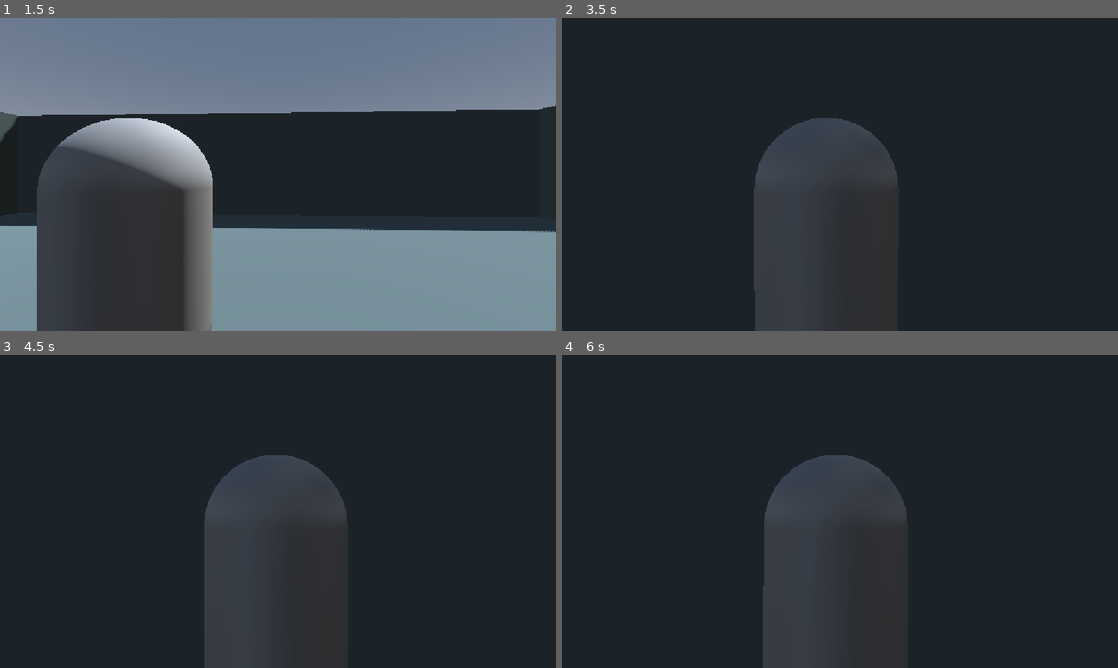
Above: before the commit, frames 1-4 (two rows, left to right).
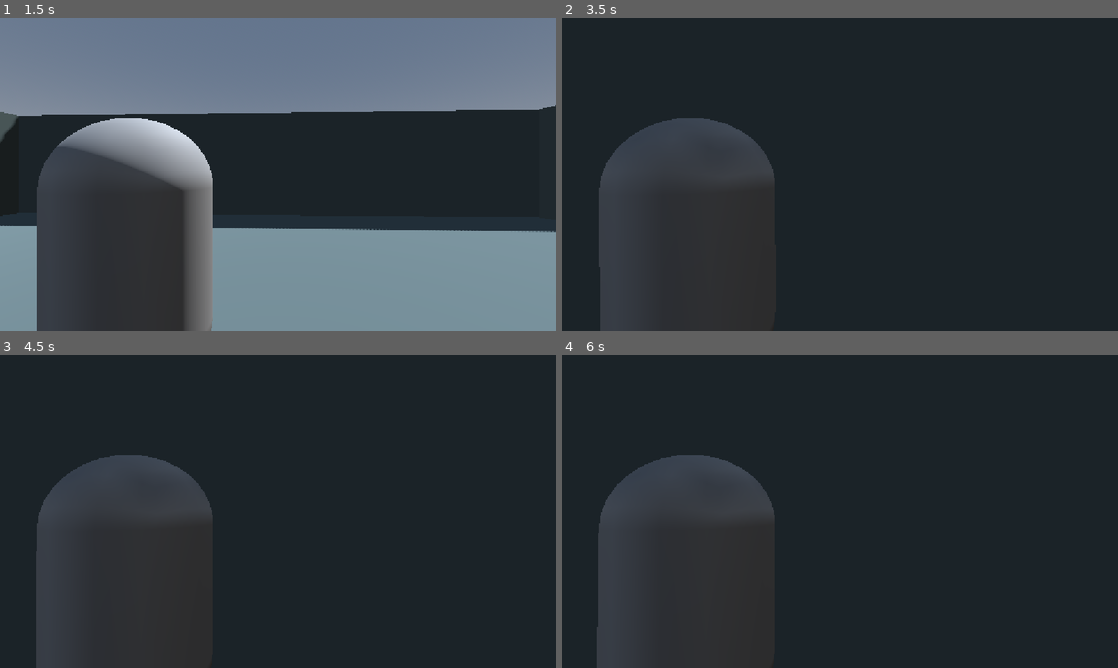
Above: after the commit, the same moments.

Repository: bbbbblueeeee/ISCS-30.14-Game5
Game: Godot game, scene res://Scenes/world.tscn
Same seed, same stepped clock (60 frames per second), same inputs: the game is played once before the commit and once after it.
Inputs (mouse positions are in pixels of both pictures, inside the frame that each line leads up to):
- Up to frame 1 (1.5 s): tap Enter (ui_accept) at 0.5, 0.77 s; move the mouse to (305, 174) at 0.52 s; hold Up (ui_up) from 0.53 s (still down); move the mouse to (250, 174) at 1.27 s
- Up to frame 2 (3.5 s): keep holding Up (ui_up); tap Enter (ui_accept) at 1.52, 3.02 s; move the mouse to (851, 168) at 2.02 s; move the mouse to (834, 180) at 2.77 s
- Up to frame 3 (4.5 s): keep holding Up (ui_up); move the mouse to (316, 514) at 3.52 s; tap Enter (ui_accept) at 3.77, 4.25 s; move the mouse to (233, 508) at 4.27 s
- Up to frame 4 (6 s): tap Enter (ui_accept) at 4.52, 5, 5.75 s; move the mouse to (845, 511) at 5.02 s; move the mouse to (817, 505) at 5.77 s; release Up (ui_up) at 5.78 s; hold Right (ui_right) from 5.78 s (still down)

Frame 1 is identical in both runs. In frame 2, 15% of the frame differs, in the area x 6-61%, y 32-100%; in frame 3, 16%; in frame 4, 16%, in the area x 6-62%, y 32-100%.

Commit message:
increased collisionshape radius

Diff:
--- a/iscs-30.14---game-5---ots-tps/Scenes/player.tscn
+++ b/iscs-30.14---game-5---ots-tps/Scenes/player.tscn
@@ -4,6 +4,7 @@
 [ext_resource type="Script" uid="uid://tgtevq7m8hwj" path="res://Scripts/camera.gd" id="2_cvnsp"]
 
 [sub_resource type="CapsuleShape3D" id="CapsuleShape3D_6xws8"]
+radius = 0.8
 
 [sub_resource type="CapsuleMesh" id="CapsuleMesh_6xws8"]
 
@@ -15,6 +16,7 @@
 radius = 0.1
 
 [node name="Player" type="CharacterBody3D" unique_id=244270885]
+collision_layer = 2
 script = ExtResource("1_v0iea")
 
 [node name="CollisionShape3D" type="CollisionShape3D" parent="." unique_id=323301544]
